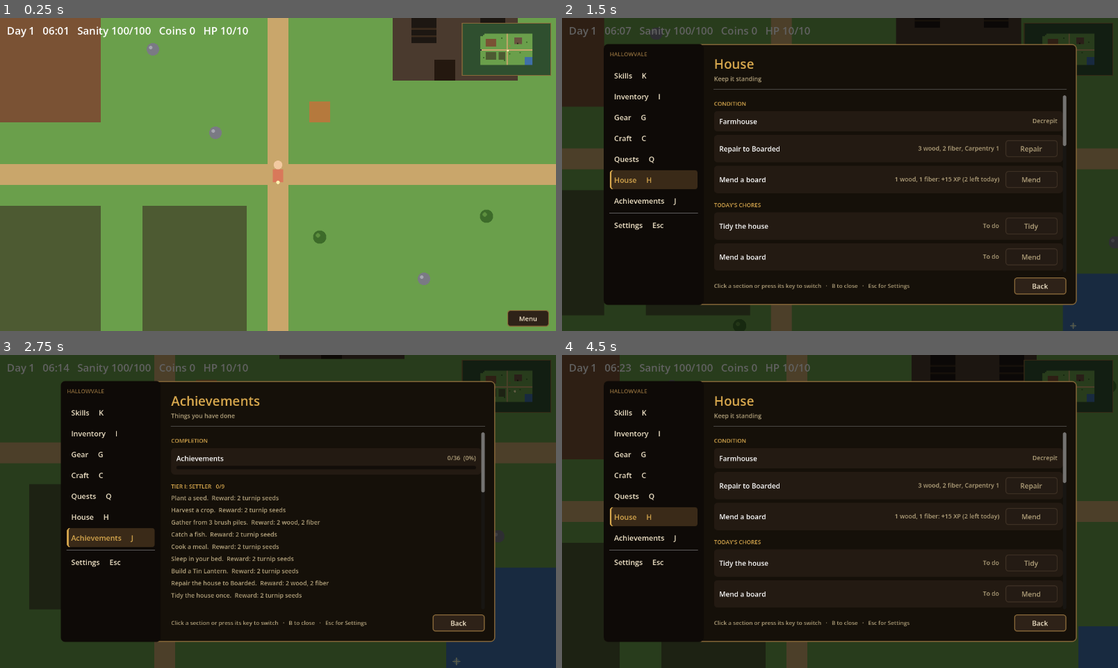
Above: before the commit, frames 1-4 (two rows, left to right).
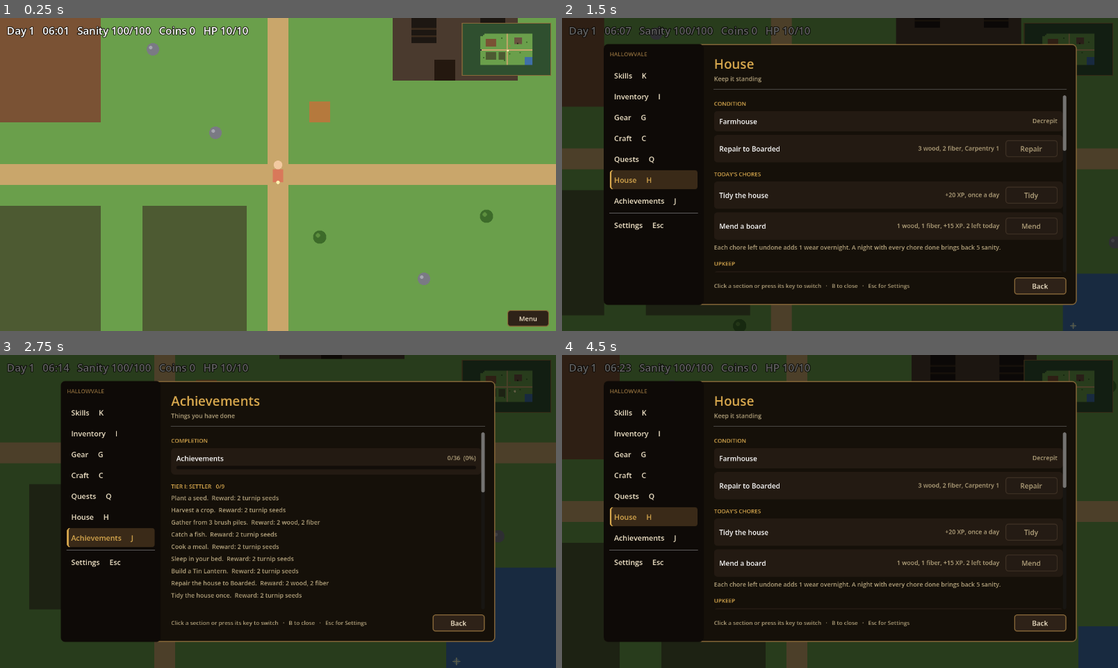
Above: after the commit, the same moments.

Repository: joshj1108/CrowCreekHollow
Game: Godot game, scene res://scenes/main.tscn
Two runs of this game, one before a commit and one after it. Both use one fixed random seed, a clock stepped at 60 frames per second and the inputs below.
Inputs (mouse positions are in pixels of both pictures, inside the frame that each line leads up to):
- Up to frame 1 (0.25 s): no input
- Up to frame 2 (1.5 s): tap Enter at 0.5 s; move the mouse to (962, 158) at 0.52 s; hold D (move_right) 0.53-1.28 s; tap H (house) at 0.6 s; click (962, 158) at 0.67 s; tap Space (use) at 0.8, 1.25, 1.35 s; move the mouse to (728, 190) at 1.27 s; hold S (move_down) from 1.28 s (still down)
- Up to frame 3 (2.75 s): tap H (house) at 1.55 s; move the mouse to (333, 442) at 2.02 s; release S (move_down) at 2.03 s; hold D (move_right) from 2.03 s (still down); tap J (achievements) at 2.1 s; tap Space (use) at 2.3 s
- Up to frame 4 (4.5 s): move the mouse to (812, 574) at 2.77 s; release D (move_right) at 2.78 s; hold W (move_up) 2.78-3.53 s; tap C (craft) at 2.85 s; click (812, 574) at 2.92 s; tap H (house) at 3.05, 4.35 s; tap Space (use) at 3.5, 3.8 s; move the mouse to (1006, 558) at 3.52 s; hold A (move_left) from 3.53 s (still down); tap G (gear) at 3.6 s; move the mouse to (673, 464) at 4.27 s

The runs differ from the first frame. In frame 1, 0.6% of the frame differs, in the area x 1-45%, y 2-7%; in frame 2, 1.9%, in the area x 1-91%, y 2-80%; in frame 3, 0.4%; in frame 4, 1.9%.

Commit message:
Polish pass: readable HUD text, de-duplicated house rows, wider grid cells
HUD and message text get a dark outline so they read over grass, the house,
and the dark. The House panel's mend and tidy rows are folded into the chore
list, which now shows what each chore costs or gives. Inventory and other
grid cells are wider so names like Fermented no longer break mid-word.

Co-Authored-By: Claude Haiku 5.5 <noreply@anthropic.com>
Claude-Session: https://claude.ai/code/session_016EvHBYyFANDWxunM27u84C

Diff:
--- a/scripts/action_bar.gd
+++ b/scripts/action_bar.gd
@@ -350,7 +350,7 @@
 	if filled:
 		bg = Color(str(cell.get("color", "8a6a3a")))
 	var panel_box := PanelContainer.new()
-	panel_box.custom_minimum_size = Vector2(68, 68)
+	panel_box.custom_minimum_size = Vector2(78, 78)
 	panel_box.tooltip_text = str(cell.get("tip", ""))
 	panel_box.add_theme_stylebox_override("panel", _box(bg, COL_BORDER if filled else Color("3d3024"), 2, 6, 3))
 
@@ -359,7 +359,7 @@
 	label.horizontal_alignment = HORIZONTAL_ALIGNMENT_CENTER
 	label.vertical_alignment = VERTICAL_ALIGNMENT_CENTER
 	label.autowrap_mode = TextServer.AUTOWRAP_WORD_SMART
-	label.add_theme_font_size_override("font_size", 12)
+	label.add_theme_font_size_override("font_size", 11)
 	label.add_theme_color_override("font_color", COL_TEXT if filled else COL_MUTED)
 	panel_box.add_child(label)
 
--- a/scripts/main.gd
+++ b/scripts/main.gd
@@ -1000,6 +1000,9 @@
 	var label := Label.new()
 	label.position = pos
 	label.add_theme_font_size_override("font_size", font_size)
+	# A dark outline keeps the text readable over grass, the house, and the dark.
+	label.add_theme_color_override("font_outline_color", Color(0.05, 0.04, 0.03, 0.92))
+	label.add_theme_constant_override("outline_size", 6)
 	parent.add_child(label)
 	return label
 
@@ -1484,20 +1487,13 @@
 			"action": "repair",
 			"enabled": _can_repair(),
 		})
-	rows.append({
-		"name": "Mend a board",
-		"value": "%d wood, %d fiber: +%d XP (%d left today)" % [MEND_WOOD, MEND_FIBER, XP_MEND, _mends_left()],
-		"button": "Mend",
-		"action": "mend",
-		"enabled": _can_mend(),
-	})
 	rows.append({"section": "Today's chores"})
 	for chore in _chore_list():
 		var row := {"name": chore["name"]}
 		if bool(chore["done"]):
 			row["value"] = "Done"
 		else:
-			row["value"] = "To do"
+			row["value"] = str(chore["detail"])
 			row["button"] = chore["button"]
 			row["action"] = chore["action"]
 			row["enabled"] = chore["enabled"]
@@ -1540,13 +1536,6 @@
 		"button": "Cleanse",
 		"action": "cleanse",
 		"enabled": _can_cleanse(),
-	})
-	rows.append({
-		"name": "Tidy",
-		"value": "once a day",
-		"button": "Tidy",
-		"action": "tidy",
-		"enabled": _can_tidy(),
 	})
 	rows.append({"section": "Storage"})
 	if cellar_built:
@@ -3853,10 +3842,10 @@
 # The day's chores. Each is done or not. Chores left undone wear the house overnight.
 func _chore_list() -> Array:
 	var chores: Array = []
-	chores.append({"name": "Tidy the house", "done": tidied_day == day, "button": "Tidy", "action": "tidy", "enabled": _can_tidy()})
-	chores.append({"name": "Mend a board", "done": mend_day == day and mends_today > 0, "button": "Mend", "action": "mend", "enabled": _can_mend()})
+	chores.append({"name": "Tidy the house", "detail": "+%d XP, once a day" % XP_TIDY, "done": tidied_day == day, "button": "Tidy", "action": "tidy", "enabled": _can_tidy()})
+	chores.append({"name": "Mend a board", "detail": "%d wood, %d fiber, +%d XP. %d left today" % [MEND_WOOD, MEND_FIBER, XP_MEND, _mends_left()], "done": mend_day == day and mends_today > 0, "button": "Mend", "action": "mend", "enabled": _can_mend()})
 	if hens > 0:
-		chores.append({"name": "Feed the hens", "done": hens_fed_day == day, "button": "Feed", "action": "feed_hens", "enabled": _can_feed_hens()})
+		chores.append({"name": "Feed the hens", "detail": "%d crops" % (hens * HEN_FEED_CROPS), "done": hens_fed_day == day, "button": "Feed", "action": "feed_hens", "enabled": _can_feed_hens()})
 	return chores
 
 
